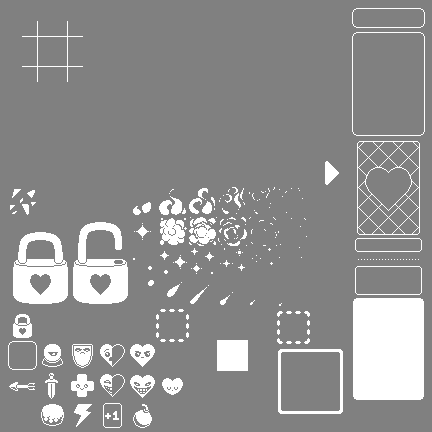
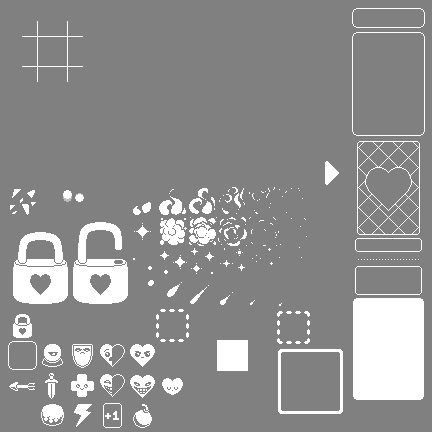
The second w=432, h=432 image is a revision of the first. Changes to its layers:
added layer "Calque 38 copie" above "Calque 38" over box(75, 193, 84, 202)
added layer "Calque 38" above "Groupe 7" over box(63, 190, 72, 202)
